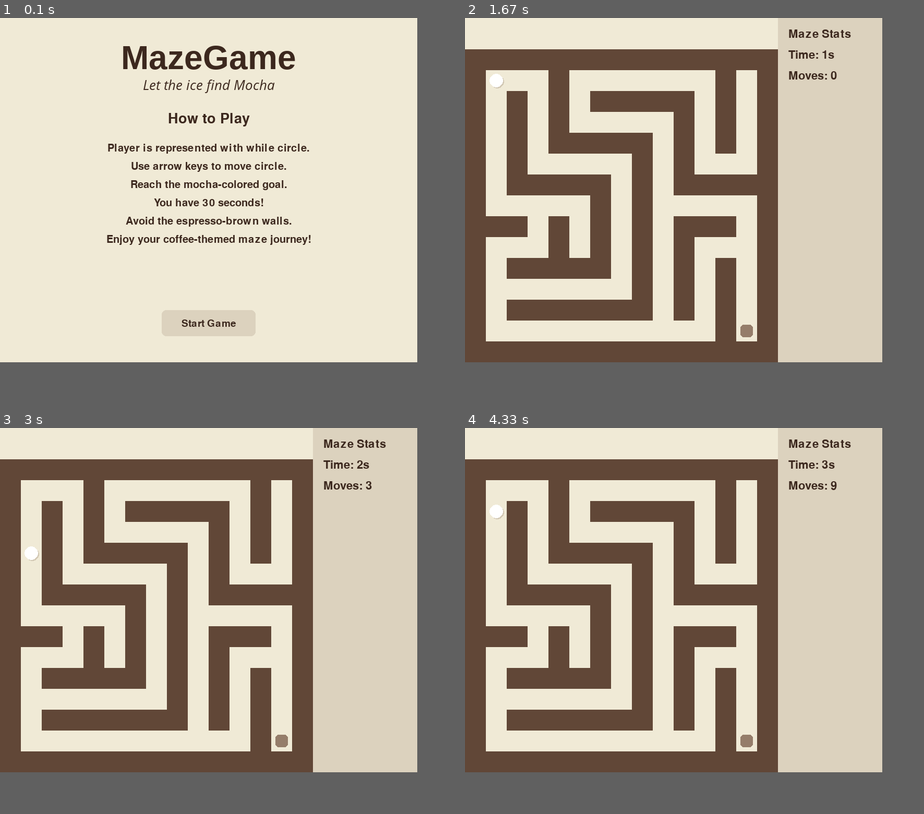
Above: before the commit, frames 1-4 (two rows, left to right).
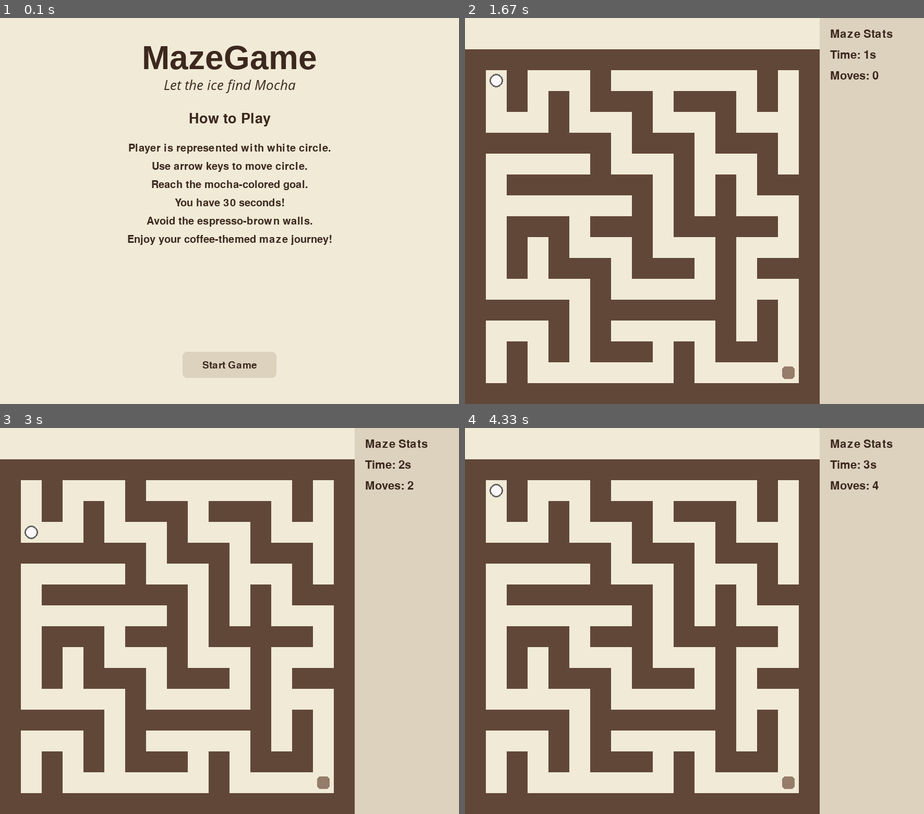
Above: after the commit, the same moments.

Repository: KapX09/pyGameMaze
Game: pygame game, started from coffeeMaze.py
Two runs of this game, one before a commit and one after it. Both use one fixed random seed, a clock stepped at 60 frames per second and the inputs below.
Inputs:
- Up to frame 1 (0.1 s): no input
- Up to frame 2 (1.67 s): click "Start Game" at 0.38 s
- Up to frame 3 (3 s): hold Down from 2.73 s (still down)
- Up to frame 4 (4.33 s): release Down at 3.2 s; hold Up 3.67-4.03 s
In our replay, the window is 800x660 before the commit and 880x740 after it. These sizes can differ from the game's own. Grey fills any space a smaller window leaves; there, only what the larger window draws over its background counts as a difference.

The runs differ from the first frame. In frame 1, 4.9% of the frame differs, in the area x 23-73%, y 7-91%; in frame 2, 23%; in frame 3, 23%; in frame 4, 23%, in the area x 0-94%, y 2-100%.

Commit message:
With Random MazeGenerator coffeeMaze.py

Diff:
--- a/coffeeMaze.py
+++ b/coffeeMaze.py
@@ -1,21 +1,17 @@
 import pygame
 import sys
-
-# Initialize pygame modules (graphics, sound, etc.)
-pygame.init()
-
-# -----------------------------
-# Settings and Initialization
-# -----------------------------
-
-# Tile and grid size
+import random
+
+pygame.init() # Initialize pygame modules (graphics, sound, etc.)
+
+
+''' Settings and Initialization '''
+# size of tile and grid
 TILE_SIZE = 40
-GRID_WIDTH, GRID_HEIGHT = 15, 15
-# adding title
-TITLE_HEIGHT = 60  # extra vertical space for title
-
-# # Width includes extra space for sidebar
-WIDTH = GRID_WIDTH * TILE_SIZE + 200
+GRID_WIDTH, GRID_HEIGHT = 17, 17 #must be odds
+
+TITLE_HEIGHT = 60  # extra vertical space for title # adding title to add it into Height
+WIDTH = GRID_WIDTH * TILE_SIZE + 200 # Width includes extra space for sidebar
 # HEIGHT = GRID_HEIGHT * TILE_SIZE # updating height to add title
 HEIGHT = GRID_HEIGHT * TILE_SIZE + TITLE_HEIGHT
 
@@ -28,6 +24,8 @@
 # MAZE_OFFSET_Y = (HEIGHT - MAZE_HEIGHT_PX) // 2 updating for title
 MAZE_OFFSET_Y = TITLE_HEIGHT + (HEIGHT - TITLE_HEIGHT - MAZE_HEIGHT_PX) // 2
 
+#Globally setting the goal post
+GOAL_POS = (GRID_WIDTH - 2, GRID_HEIGHT - 2)
 
 # Set up display
 screen = pygame.display.set_mode((WIDTH, HEIGHT))
@@ -35,41 +33,23 @@
 clock = pygame.time.Clock()
 font = pygame.font.SysFont(None, 32)  # Default font, size 32
 
+
 # -----------------------------
 # Color Palette (Coffee Theme)
 # -----------------------------
+
 WALL_COLOR = (97, 71, 55)       # espresso brown
 PATH_COLOR = (240, 234, 214)    # light latte cream
-# PLAYER_COLOR = (255, 248, 220)  # soft vanilla (light beige)
-PLAYER_COLOR = (255,255,255)
+PLAYER_COLOR = (255, 248, 250)  # soft vanilla (light beige)
+# PLAYER_COLOR = 	(255, 255, 255)
 GOAL_COLOR = (149, 125, 106)    # mocha
 TEXT_COLOR = (60, 40, 30)       # deep coffee
 SIDEBAR_BG = (220, 210, 190)    # muted almond
 GRID_LINE_COLOR = (200, 190, 170)  # subtle grid
 
+
 # Game timer
 TIME_LIMIT = 30  # seconds
-
-# -----------------------------
-# Maze Layout (W = wall, space = path)
-# -----------------------------
-maze = [
-    "WWWWWWWWWWWWWWW",
-    "W   W       W W",
-    "W W W WWWWW W W",
-    "W W W     W W W",
-    "W W WWWWW W W W",
-    "W W     W W   W",
-    "W WWWWW W WWWWW",
-    "W     W W     W",
-    "WWW W W W WWW W",
-    "W   W W W W   W",
-    "W WWWWW W W W W",
-    "W       W W W W",
-    "W WWWWWWW W W W",
-    "W           W W",
-    "WWWWWWWWWWWWWWW"
-]
 
 # -----------------------------
 # Drawing Functions
@@ -97,11 +77,16 @@
     radius = TILE_SIZE // 3
 
     # Draw subtle shadow (behind player)
-    shadow_color = (210, 200, 180)  # slightly darker than background
-    pygame.draw.circle(screen, shadow_color, (center_x + 2, center_y + 2), radius)
+    # shadow_color = (210, 200, 180)  # slightly darker than background
+    # shadow_color = (255,200,20)
+    # pygame.draw.circle(screen, shadow_color, (center_x + 2, center_y + 2), radius)
 
     # Draw main player circle
     pygame.draw.circle(screen, PLAYER_COLOR, (center_x, center_y), radius)
+    # Draw circle border (outline)
+    BORDER_COLOR = (100, 100, 100)  # choose any contrasting color
+    border_width = 3  # thickness of border
+    pygame.draw.circle(screen, BORDER_COLOR, (center_x, center_y), radius, border_width)
 
 
 def draw_goal(goal_pos):
@@ -166,7 +151,7 @@
 
         # --- Instructions List ---
         instructions = [
-            "Player is represented with while circle.",
+            "Player is represented with white circle.",
             "Use arrow keys to move circle.",
             "Reach the mocha-colored goal.",
             "You have 30 seconds!",
@@ -278,6 +263,46 @@
                     pygame.quit()
                     sys.exit()
 
+
+
+# -----------------------------
+# Generating maze
+# -----------------------------
+import random
+def generate_maze(width, height):
+    """
+    Generate a maze using recursive backtracking.
+    Maze dimensions should be odd (e.g., 21x21) for proper wall structure.
+    Returns a list of strings with 'W' for wall and ' ' for path.
+    """
+    # Internal dimensions must be odd
+    maze = [['W' for _ in range(width)] for _ in range(height)]
+
+    def carve(x, y):
+        directions = [(0, -2), (2, 0), (0, 2), (-2, 0)]
+        random.shuffle(directions)
+        for dx, dy in directions:
+            nx, ny = x + dx, y + dy
+            if 0 < nx < width - 1 and 0 < ny < height - 1 and maze[ny][nx] == 'W':
+                maze[ny][nx] = ' '
+                maze[y + dy // 2][x + dx // 2] = ' '
+                carve(nx, ny)
+
+    # Start in top-left corner (1,1)
+    maze[1][1] = ' '
+    carve(1, 1)
+
+    # Place exit in bottom-right (guaranteed path)
+    maze[height - 2][width - 2] = ' '
+
+    return [''.join(row) for row in maze]
+
+
+# -----------------------------
+# Maze Layout (W = wall, space = path)
+# -----------------------------
+maze = generate_maze(GRID_WIDTH, GRID_HEIGHT)
+
 # -----------------------------
 # Main Game Function
 # -----------------------------
@@ -287,7 +312,8 @@
     Main game loop: handles input, updates, rendering, and win/lose logic.
     '''
     player_x, player_y = 1, 1
-    GOAL_POS = (13, 13)
+    # GOAL_POS = (13, 13)# using formula instead
+    # GOAL_POS = (GRID_WIDTH - 2, GRID_HEIGHT - 2)# using global
     move_count = 0
     start_time = pygame.time.get_ticks()
 
